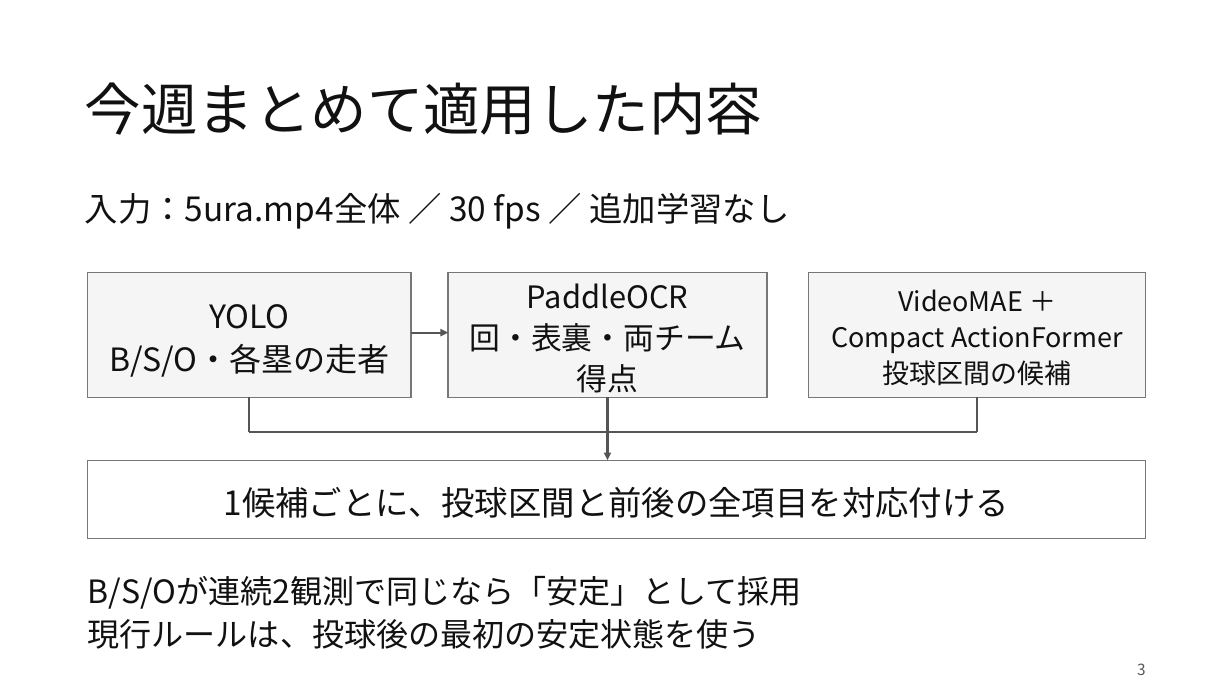
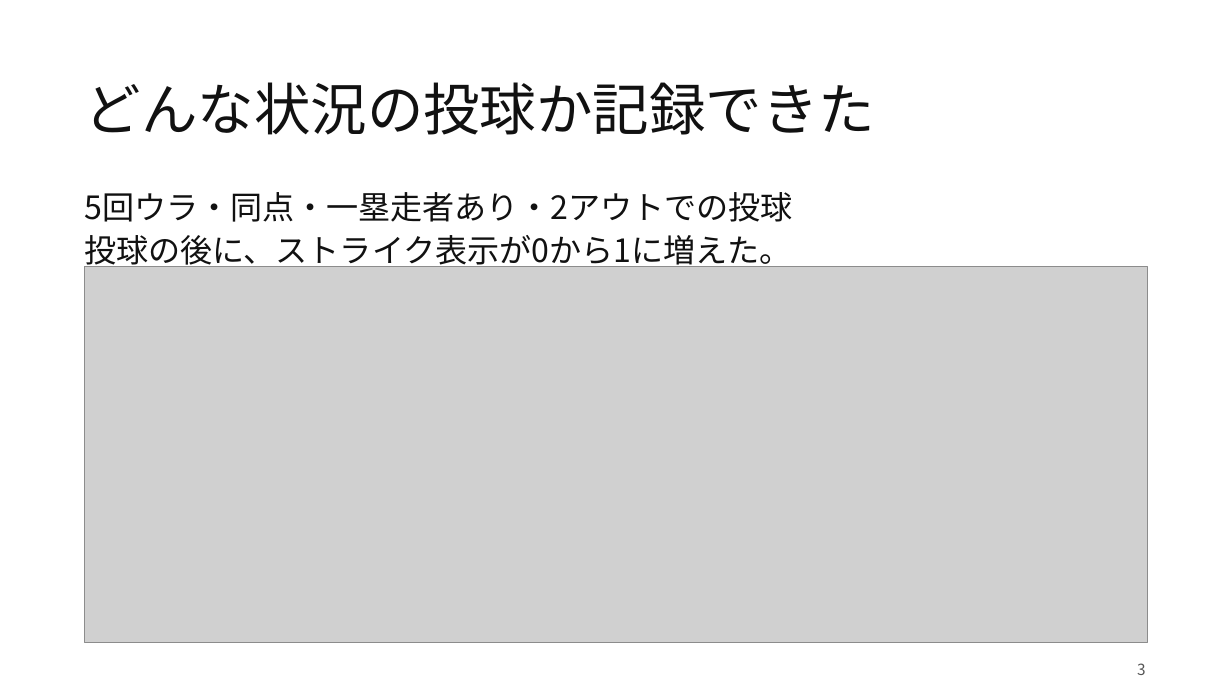
Before and after one commit to Yu-Tanahashi1226/----B-py, a slide deck: slide 3 of presentations/20261030/M棚橋261030.pptx. Drawn at 1232x693 pixels with LibreOffice and Linux fonts; fonts in the diff are those of the drawing; grey boxes stand for pictures. Boxes give left, top, right and bottom in pixels: in the first picture for what was removed or moved away, otherwise in the second. Text is boxed around its words. In the diff, an @@ line names an element or a change of style, - is before the commit and + after.

```diff
--- a/presentations/20261030/M棚橋261030.pptx
+++ b/presentations/20261030/M棚橋261030.pptx
@@ title at <box>85,82,875,135</box>: text changed @@
-今週まとめて適用した内容
+どんな状況の投球か記録できた
@@ text at <box>85,192,793,270</box>: text changed; size 26 to 25 pt @@
-入力：5ura.mp4全体 ／ 30 fps ／ 追加学習なし
+5回ウラ・同点・一塁走者あり・2アウトでの投球
+投球の後に、ストライク表示が0から1に増えた。
@@ picture added at <box>85,266,1148,642</box> @@
@@ rectangle removed at <box>88,273,411,397</box> @@
-YOLO
-B/S/O・各塁の走者
@@ rectangle removed at <box>448,273,767,397</box> @@
-PaddleOCR
-回・表裏・両チーム得点
@@ rectangle removed at <box>809,273,1146,397</box> @@
-VideoMAE ＋
-Compact ActionFormer
-投球区間の候補
@@ arrow removed from (411, 333) to (448, 333) @@
@@ line removed from (250, 397) to (250, 433) @@
@@ line removed from (608, 397) to (608, 433) @@
@@ line removed from (977, 397) to (977, 433) @@
@@ line removed from (250, 433) to (977, 433) @@
@@ arrow removed from (608, 433) to (608, 460) @@
@@ rectangle removed at <box>88,460,1146,539</box> @@
-1候補ごとに、投球区間と前後の全項目を対応付ける
@@ text removed at <box>88,576,802,649</box> @@
-B/S/Oが連続2観測で同じなら「安定」として採用
-現行ルールは、投球後の最初の安定状態を使う
```
Also in this commit, not shown: 10 other slides changed, 1 slide added, 1 slide removed, 9 other files.
